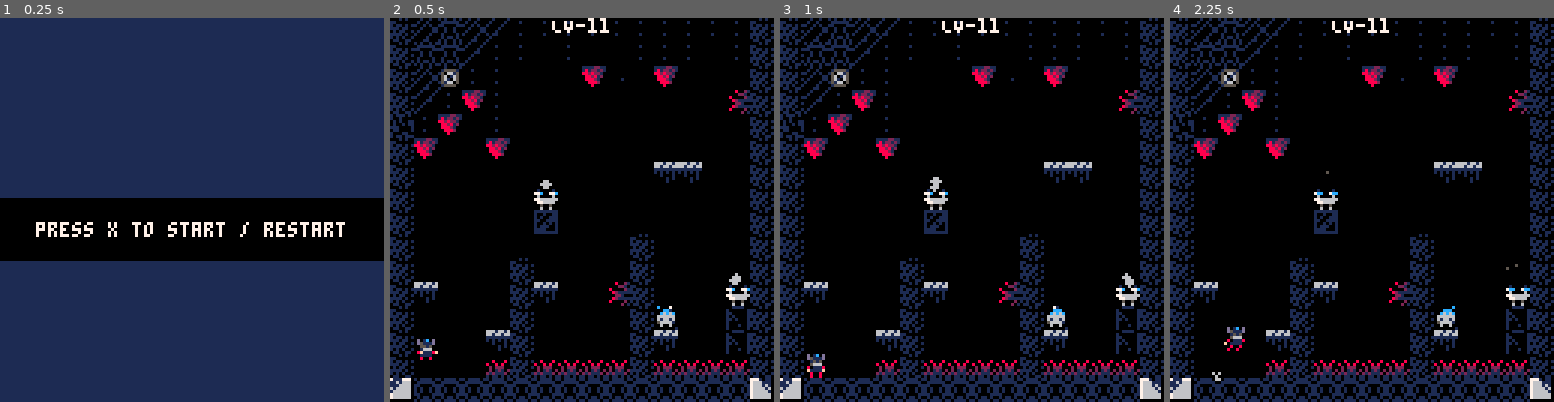
Above: before the commit, frames 1-4 (left to right).
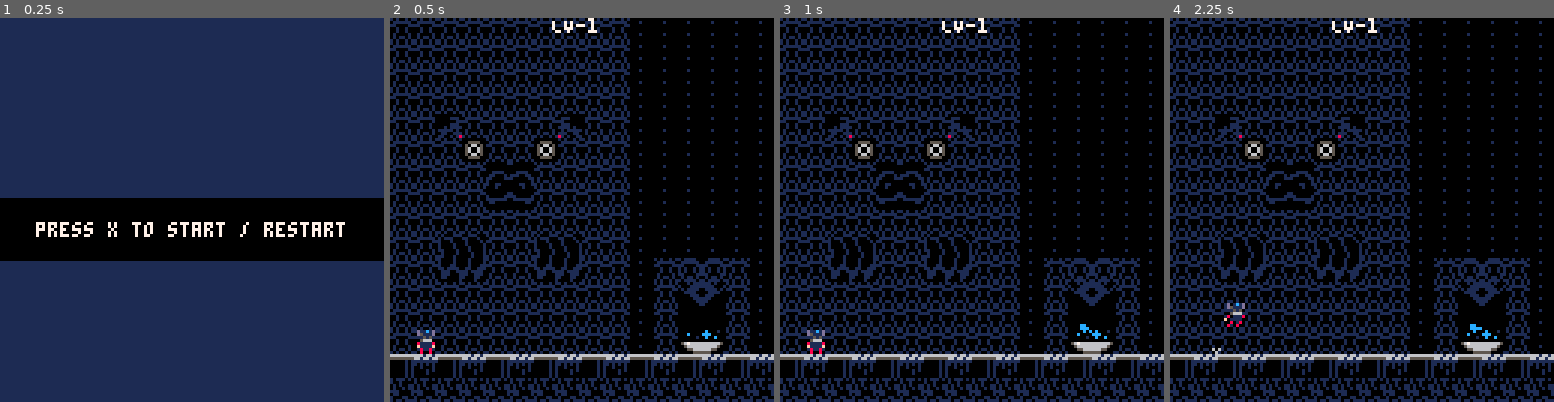
Above: after the commit, the same moments.

Repository: han-sen/pico-8-tests
Game: PICO-8 cartridge alkaline/platformer.p8
Two runs of this game, one before a commit and one after it. Both use one fixed random seed, a clock stepped at 60 frames per second and the inputs below.
Inputs:
- Up to frame 1 (0.25 s): no input
- Up to frame 2 (0.5 s): tap X (X key) at 0.33 s
- Up to frame 3 (1 s): no input
- Up to frame 4 (2.25 s): tap X (X key) at 1.07, 1.85 s; hold Right 1.6-2.1 s; hold Up from 2.15 s (still down)

Frame 1 is identical in both runs. In frame 2, 40% of the frame differs, in the area x 0-100%, y 0-100%; in frame 3, 40%; in frame 4, 40%.

Commit message:
added level 11

Diff:
--- a/alkaline/platformer.p8
+++ b/alkaline/platformer.p8
@@ -187,9 +187,25 @@
 
 
 
+…(16 lines of a section not shown)…
 __gff__
-0008040000000000000001010000000100010100000808080800000100000000020200000000000000000000000000000001010101000000000000000200000100000000000000000000000000000000000000000000000000000000000000001000000010000000000000000000000000000000000000000000000000000000
-0000020000000001000021000000000002020000000000000000000000000000000000000000000000000000000000000000000000000000000000000000000000000000000000000000000000000000000000000000000000000000000000000000000000000000000000000000000000000000000000000000000000000000
+0008040000000000000001010000000100010100000808080800000100000000020200000000000000000000000000000001010101000000000000000200000100000000000000000000000000000000000000000000000000000000000000001000000010000000000000000000000002020000000000000000000000000000
+0000020000000001000021000000000002020100000000000000000000000000000000000000000000000000000000000000000000000000000000000000000000000000000000000000000000000000000000000000000000000000000000000000000000000000000000000000000000000000000000000000000000000000
 __map__
 0e0e0e0e0e0e0e0e0e0e2222222222220a0a0a0a0a0a0a0a0a0a0a0a0a0a0a1b000013140000000000000000000000000a0a0a0a0a0a0a0a0a0a0a0a0a0a0a0a0a3c3c3c3c3c3c3c3c3c3c3c3c3c3c0a0a0a0a0a0a0a0a0a0a0a0a0a0a0a0a0a0a0a0a0a0a0a0a0a0a0a0a0a0a0a0a0a22220000222222222288892222222222
 0e0e0e0e0e0e0e0e0e0e2222222222221b8b8c00000000000000000000001f1b0000393a0000000000000000000022220a0a22222222222222222222222222220a00003432330022220034323300000a000000000000000000000000000000000a0500000000000000000000292a000a22220000222200002298990d22222200
@@ -209,10 +225,10 @@
 0a0a0a0a0a0a0a0a0a0a0a0a0a0a0a0a0a0a0a0a0a0a0a0a0a0a0a0a0a0a0a0a0a0a0a202020202020202020202020200a0a0a0a0a0a0a0a0a0a0a0a0a0a0a0a0a11111111111111111111111111110a0a0a0a0a0a0a0a0a0a0a0a0a0a0a0a0a0b12123412121212331212121264120b0a0a0a0a0a0a0a0a0a0a0a0a0a0a0a64
 0a0a0a0a0a0a0a0a0a0a0e0e0a0a0a0a000000980a0f0f0a0a0f0f0a99000000878b0e8b8c2222222222222222222287000000000000000000000000000000000000000000000000000000000000000000000000000000000000000000000000000000000000000000000000000000003c3c3c3c3c3c3c3c3c3c3c3c3c3c3c3c
 0a27283e0000000000390c0c3a00000a0000000d00000022220000000d000000870e0e9b2222002200002222220022870000000000000000000000000000000000000000000000000000000000000000000000000000000000000000000000000000000000000000000000000000000000000000000000000000000000000000
-0a380a0000202020000002020000000a0d00000000000022220000000000000d878b8c22220000003c0d003c000000870000000000000000000000000000000000000000000000000000000000000000000000000000000000000000000000000000000000000000000000000000000000000000000000000000000000000000
-0a0a0a00008d8d8d000012120000000a00000000000d121212120d0000000000879b223c2200000000000000000021870000000000000000000000000000000000000000000000000000000000000000000000000000000000000000000000000000000000000000000000000000000000000000000000000000000000000000
-0a22220000000000000000000000000a0000000d000000808100000a0b200d000a223c002200000000000000000000870000000000000000000000000000000000000000000000000000000000000000000000000000000000000000000000000000000000000000000000000000000000000000000000000000000000000000
-0a222200000000000000000000008a0a000d00000000009091000027283e0000873c00003c00000000000000000000870000000000000000000000000000000000000000000000000000000000000000000000000000000000000000000000000000000000000000000000000000000000000000000000000000000000000000
+0a380a0000202020000002020000000a0d00000000000022220000000000000d878b8c2270000000710d0071000000870000000000000000000000000000000000000000000000000000000000000000000000000000000000000000000000000000000000000000000000000000000000000000000000000000000000000000
+0a0a0a00008d8d8d000012120000000a00000000000d121212120d0000000000879b2270000000000c92920c000021870000000000000000000000000000000000000000000000000000000000000000000000000000000000000000000000000000000000000000000000000000000000000000000000000000000000000000
+0a22220000000000000000000000000a0000000d000000808100000a0b200d000a2270000000000000000000000000870000000000000000000000000000000000000000000000000000000000000000000000000000000000000000000000000000000000000000000000000000000000000000000000000000000000000000
+0a222200000000000000000000008a0a000d00000000009091000027283e0000877000000000000000000000000000870000000000000000000000000000000000000000000000000000000000000000000000000000000000000000000000000000000000000000000000000000000000000000000000000000000000000000
 0a220000008a000000008a000000000a00000000000000000000213f0b000000870000000000000000000012120000870000000000000000000000000000000000000000000000000000000000000000000000000000000000000000000000000000000000000000000000000000000000000000000000000000000000000000
 0a00000a0a0a0a0a0a0a0a0a0a0a8a0a000000000d0000010000000b3f0d0012870000000000600000000000000000870000000000000000000000000000000000000000000000000000000000000000000000000000000000000000000000000000000000000000000000000000000000000000000000000000000000000000
 0a000000000000000000000022223c0a00006000000000000000000b000000008700000000000f0000000000000000870000000000000000000000000000000000000000000000000000000000000000000000000000000000000000000000000000000000000000000000000000000000000000000000000000000000000000
--- a/alkaline/src/hazards.lua
+++ b/alkaline/src/hazards.lua
@@ -71,11 +71,11 @@
             level = 9,
             x = 120,
             y = 48
-        },
-        {
-            level = 11,
-            x = 16,
-            y = 16
         }
+        -- {
+        --     level = 11,
+        --     x = 16,
+        --     y = 16
+        -- }
     }
 }
--- a/alkaline/src/player.lua
+++ b/alkaline/src/player.lua
@@ -1,6 +1,6 @@
 player = {
-    x = 8 + (128 * 2),
-    y = 104 + 128,
+    x = 8 + (128 * 0),
+    y = 104 + 0,
     sprite = 64,
     size = 1,
     width = 8,
--- a/alkaline/src/update.lua
+++ b/alkaline/src/update.lua
@@ -169,17 +169,18 @@
 
 function animate_fountains()
 	if time() - fountains.anim > 0.9 then
+		local level = world.current_level
 		fountains.anim = time()
 		for f in all(fountains.loc) do
-			if f.level == world.current_level
+			if f.level == level
 			and f.active then -- only draw active fountains
 				local x, y
-				if world.current_level == 10 then
-					x = f.x + 128 + 8
+				if level >= 9 then
+					x = f.x + (( level % 9) * 128) + 8
 					y = f.y + 128
 				else
-					x = f.x + (world.level_size * (f.level - 1)) + 8 -- emit from middle of sprite
-					y = f.y
+					x = f.x + (((level % 9) - 1) * 128) + 8
+					y = f.y + ((ceil(level / 9) - 1) * 128)
 				end
 				bubble_fx(x, y, 8, particles.bubble_fx, 2)
 			end
Not shown, changed: 27 lines of the sprite sheet (__gfx__) section of alkaline/platformer.p8
